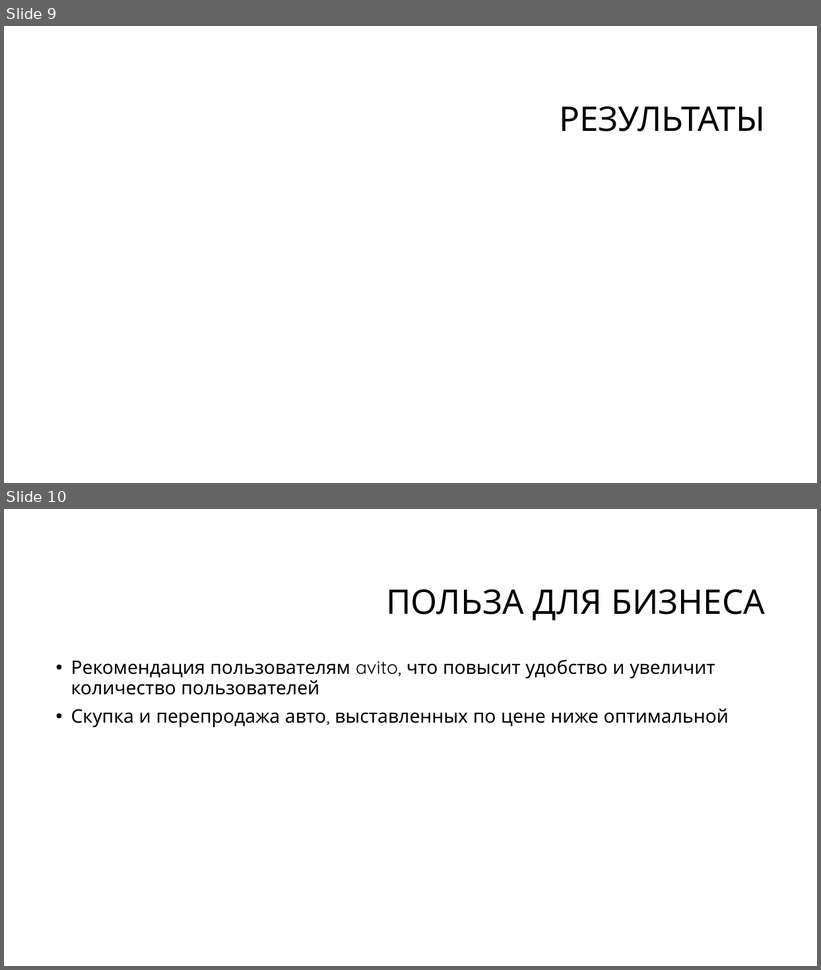
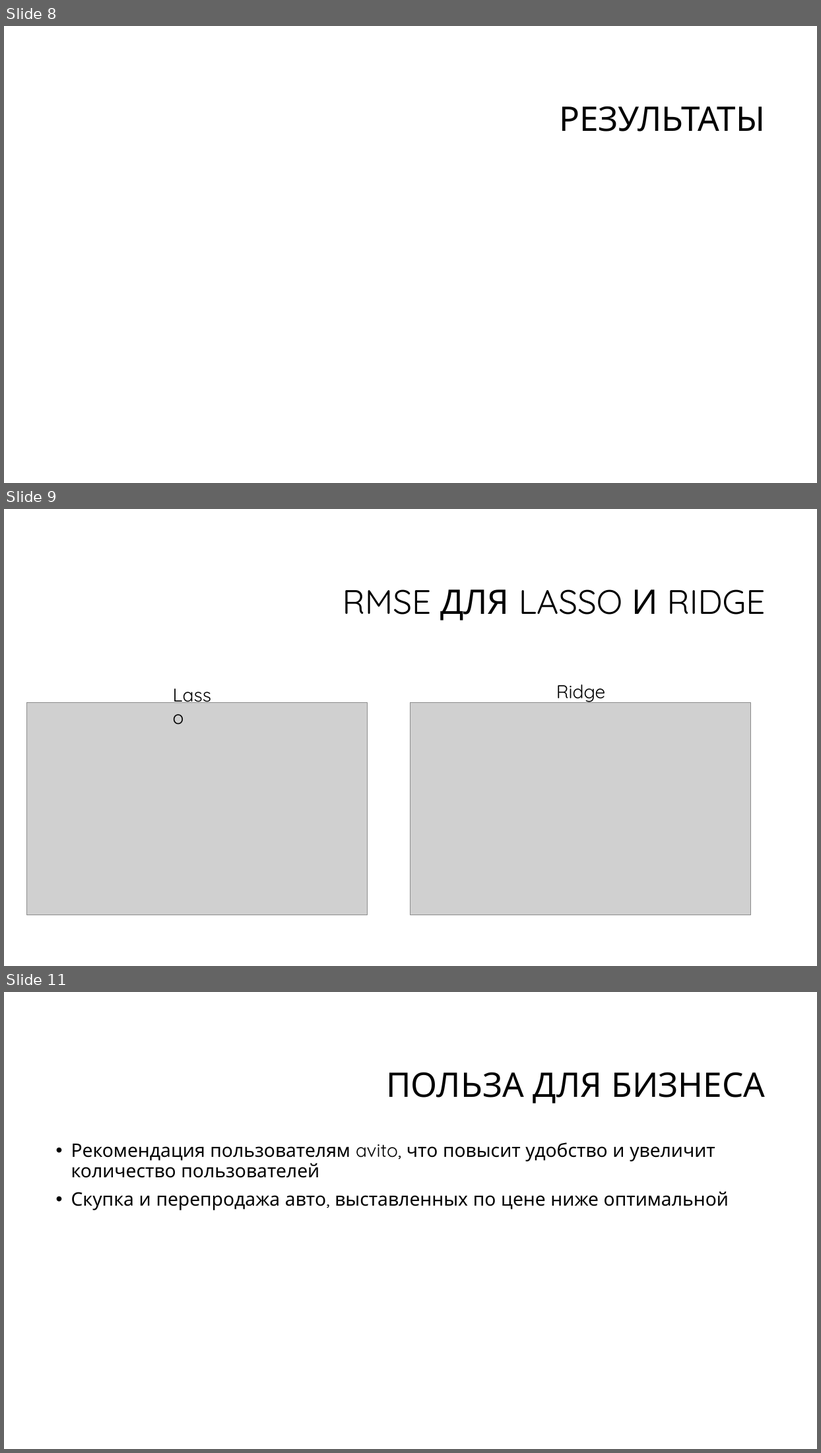
Before and after one commit to krabchuk/technosphere_bigdata_project, a slide deck: Предсказание цены автомобиля.pptx. Shown one above the other, each under a label of ours: slides 9 and 10 before the commit, slides 8, 9 and 11 after it; the slides between them are not shown. The pictures are 821x970 and 821x1453 pixels, drawn with LibreOffice and Linux fonts; fonts in the diff are those of the drawing; grey boxes stand for pictures; background and template pictures are left out. Boxes give left, top, right and bottom in pixels: in the first picture for what was removed or moved away, otherwise in the second. Text is boxed around its words. In the diff, an @@ line names an element or a change of style, - is before the commit and + after.

```diff
--- a/Предсказание цены автомобиля.pptx
+++ b/Предсказание цены автомобиля.pptx
@@ slide 9 added at <box>4,509,817,966</box>, background #FFFFFF @@
@@ title added at <box>343,590,766,621</box>, 40 pt, text #000000 @@
+RMSE ДЛЯ LASSO И RIDGE
@@ text added at <box>167,681,227,709</box>, 22 pt, text #000000 @@
+Lasso
@@ text added at <box>556,685,605,704</box>, 22 pt, text #000000 @@
+Ridge
@@ picture added at <box>27,703,368,916</box> @@
@@ picture added at <box>411,703,751,916</box> @@
@@ what was slide 9 is now slide 8 @@
@@ what was slide 10 is now slide 11 @@
```
Also in this commit, not shown: 1 other slide added, 1 slide removed.
